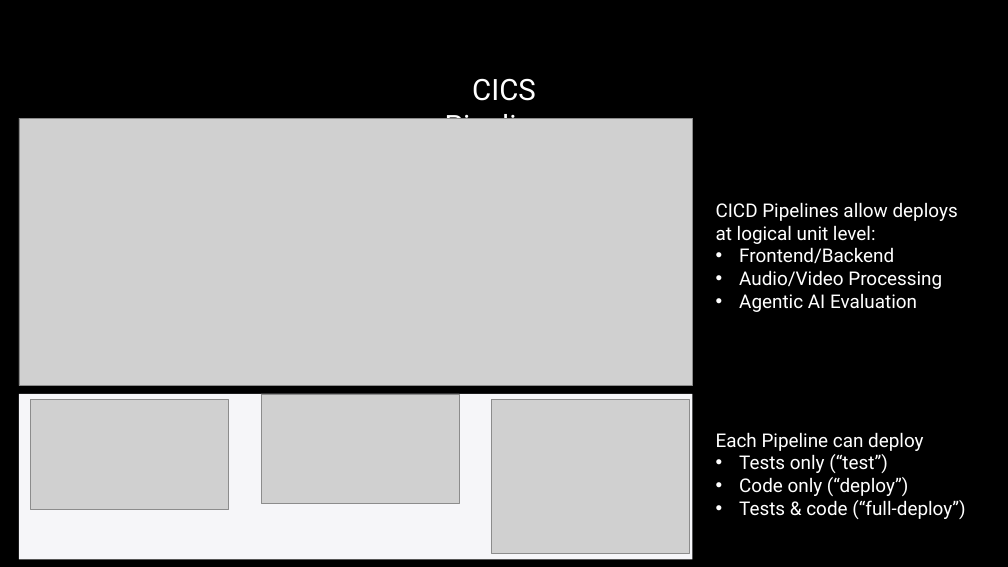
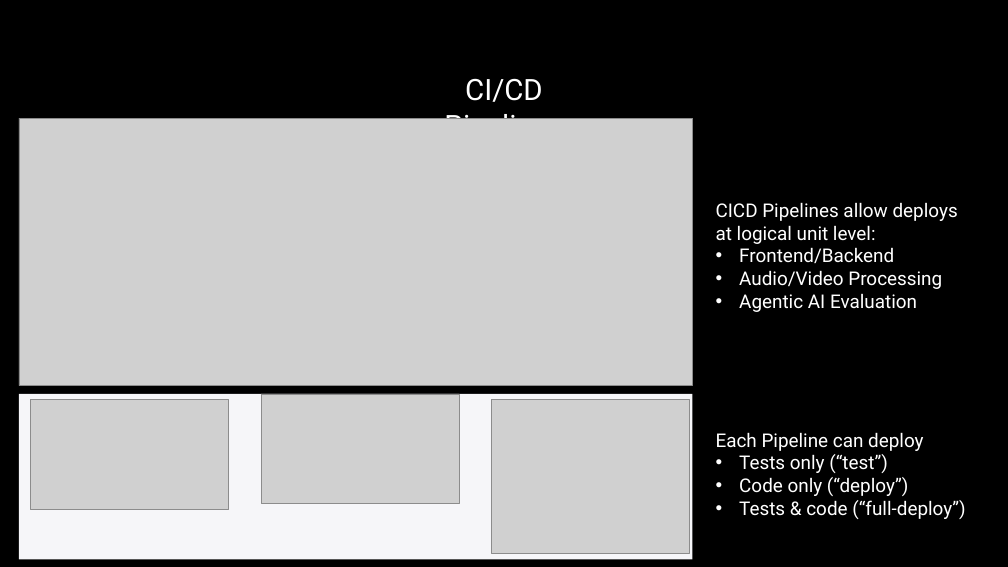
Before and after one commit to michaelgeiser/kiro-agentcore-app, a slide deck: slide 13 of documentation/PresCoach_slides.pptx. Drawn at 1008x567 pixels with LibreOffice and Linux fonts; fonts in the diff are those of the drawing; grey boxes stand for pictures. Boxes give left, top, right and bottom in pixels: in the first picture for what was removed or moved away, otherwise in the second. Text is boxed around its words. In the diff, an @@ line names an element or a change of style, - is before the commit and + after.

```diff
--- a/documentation/PresCoach_slides.pptx
+++ b/documentation/PresCoach_slides.pptx
@@ text at bbox=[444, 78, 563, 119]: text changed @@
-CICS Pipelines
+CI/CD Pipelines
```
Also in this commit, not shown: 8 other slides changed, 5 slides added, 43 other files.
